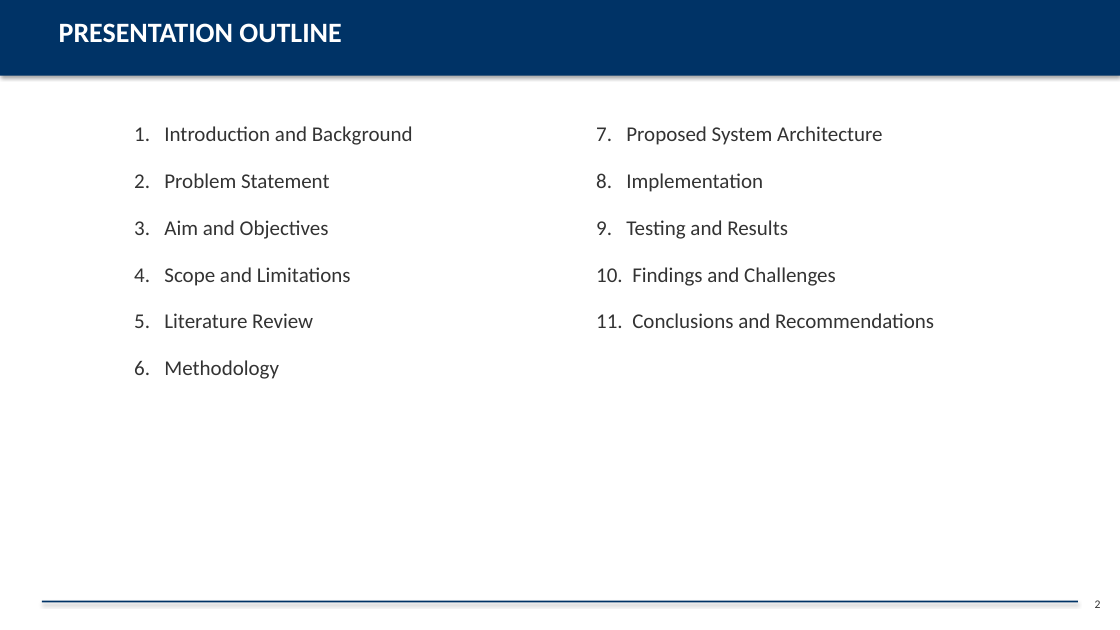
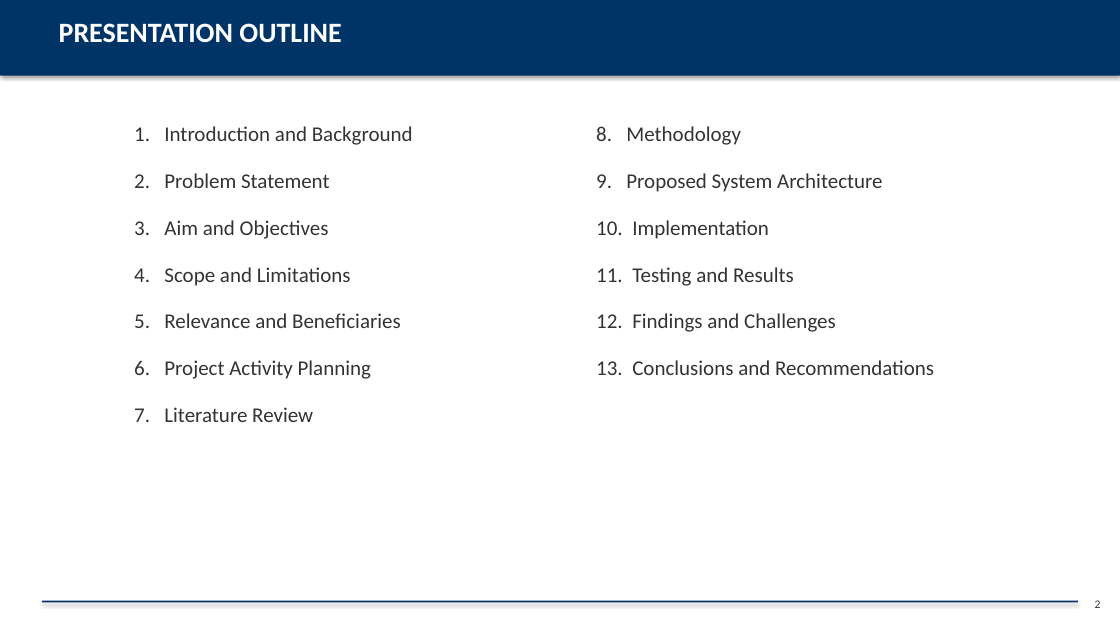
Before and after one commit to nuhuabdulai/energy-monitor-app, a slide deck: slide 2 of report/DEFENCE_PRESENTATION_FINAL.pptx. Drawn at 1120x630 pixels with LibreOffice and Linux fonts; fonts in the diff are those of the drawing. Boxes give left, top, right and bottom in pixels: in the first picture for what was removed or moved away, otherwise in the second. Text is boxed around its words. In the diff, an @@ line names an element or a change of style, - is before the commit and + after.

Commit message:
Rebuild defence deck literature review: 6 diagram-driven slides (system development x3, network simulation, AI/ML, research gap), one process model per system, add Kelly & Knottenbelt (2015) citation

```diff
--- a/report/DEFENCE_PRESENTATION_FINAL.pptx
+++ b/report/DEFENCE_PRESENTATION_FINAL.pptx
@@ text at (596, 126, 934, 375): text changed @@
-7. Proposed System Architecture
-8. Implementation
-9. Testing and Results
-10. Findings and Challenges
-11. Conclusions and Recommendations
+8. Methodology
+9. Proposed System Architecture
+10. Implementation
+11. Testing and Results
+12. Findings and Challenges
+13. Conclusions and Recommendations
@@ text at (134, 313, 401, 422): text changed @@
-5. Literature Review
-6. Methodology
+5. Relevance and Beneficiaries
+6. Project Activity Planning
+7. Literature Review
```
Also in this commit, not shown: 18 other slides changed, 5 slides added.
